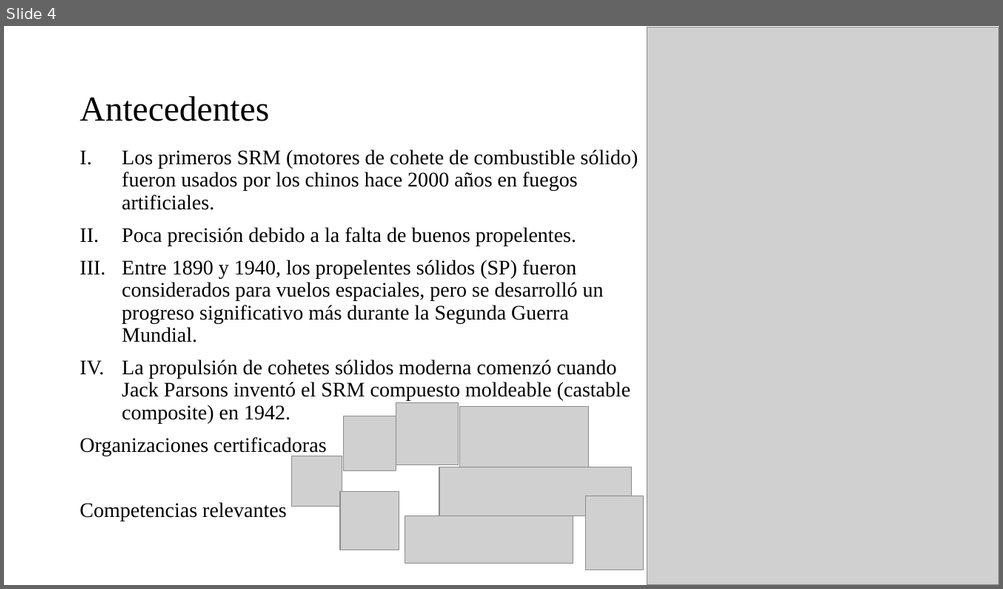
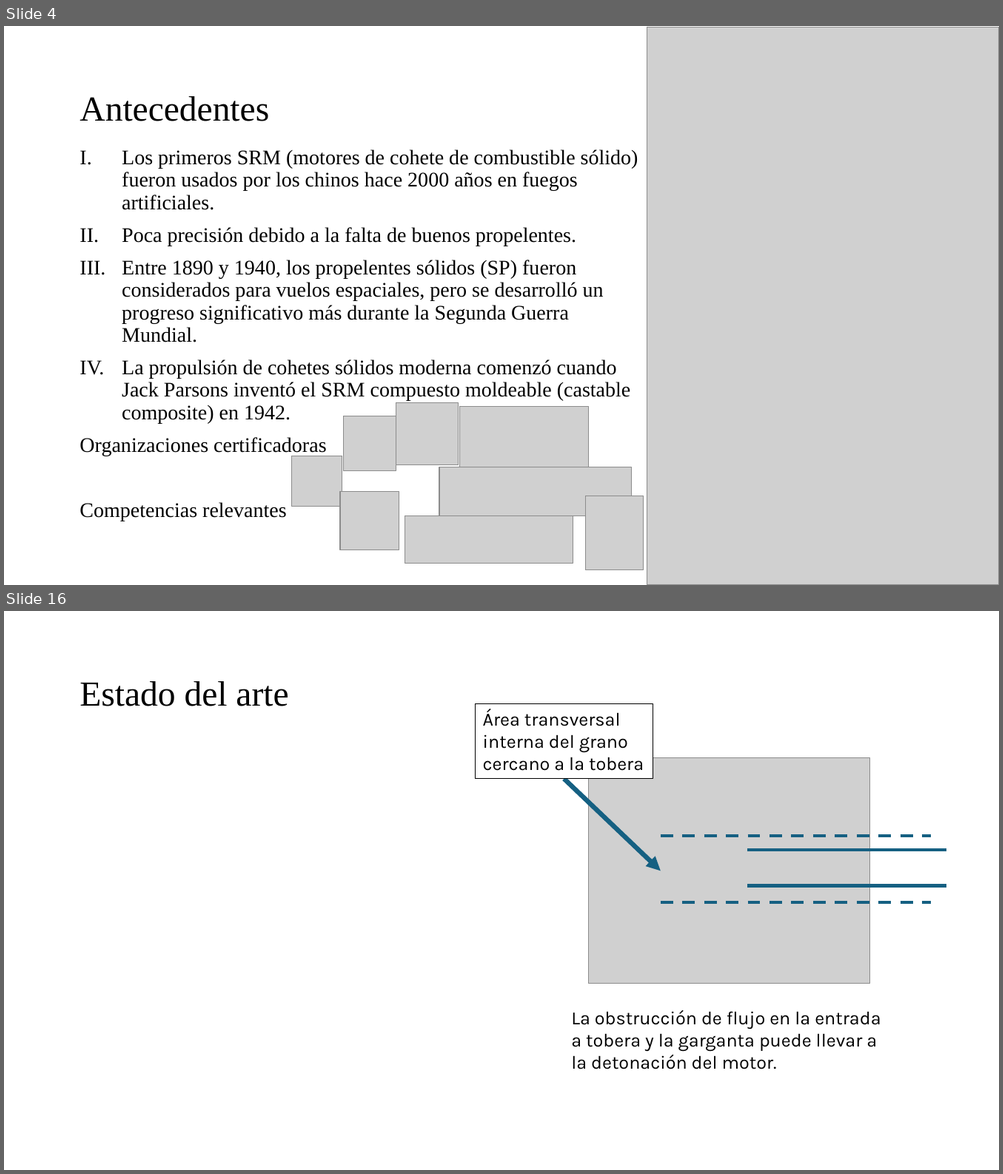
Before and after one commit to Archimedean2345/The-thermal-repository, a slide deck: PFlammam - Lucia V1 rev3/PFlammam - Lucia V1 - technical presentation.pptx. Shown one above the other, each under a label of ours: slide 4 before the commit, slides 4 and 16 after it; the slides between them are not shown. The pictures are 1003x589 and 1003x1174 pixels, drawn with LibreOffice and Linux fonts; fonts in the diff are those of the drawing; grey boxes stand for pictures. Boxes give left, top, right and bottom in pixels: in the first picture for what was removed or moved away, otherwise in the second. Text is boxed around its words. In the diff, an @@ line names an element or a change of style, - is before the commit and + after.

```diff
--- a/PFlammam - Lucia V1 rev3/PFlammam - Lucia V1 - technical presentation.pptx
+++ b/PFlammam - Lucia V1 rev3/PFlammam - Lucia V1 - technical presentation.pptx
@@ slide 16 added at [4,611,999,1170], background #FFFFFF @@
@@ title added at [79,681,288,706], 34 pt, text #000000 @@
+Estado del arte
@@ rectangle added at [475,703,653,779], fill #FFFFFF, outline #000000 0.75 pt, 18 pt, text #000000 @@
+Área transversal interna del grano cercano a la tobera
@@ picture added at [589,758,871,984] @@
@@ arrow added from (563, 779) to (660, 871), #156082 4.5 pt @@
@@ line added from (660, 836) to (930, 836), #156082 3 pt dashed @@
@@ line added from (747, 850) to (946, 850), #156082 3 pt @@
@@ line added from (747, 886) to (946, 886), #156082 3 pt @@
@@ line added from (660, 903) to (930, 903), #156082 3 pt dashed @@
@@ text added at [571,1011,880,1070], 18 pt, text #000000 @@
+La obstrucción de flujo en la entrada a tobera y la garganta puede llevar a la detonación del motor.
```
Also in this commit, not shown: 4 slides changed, 22 other slides added, 4 other files.
